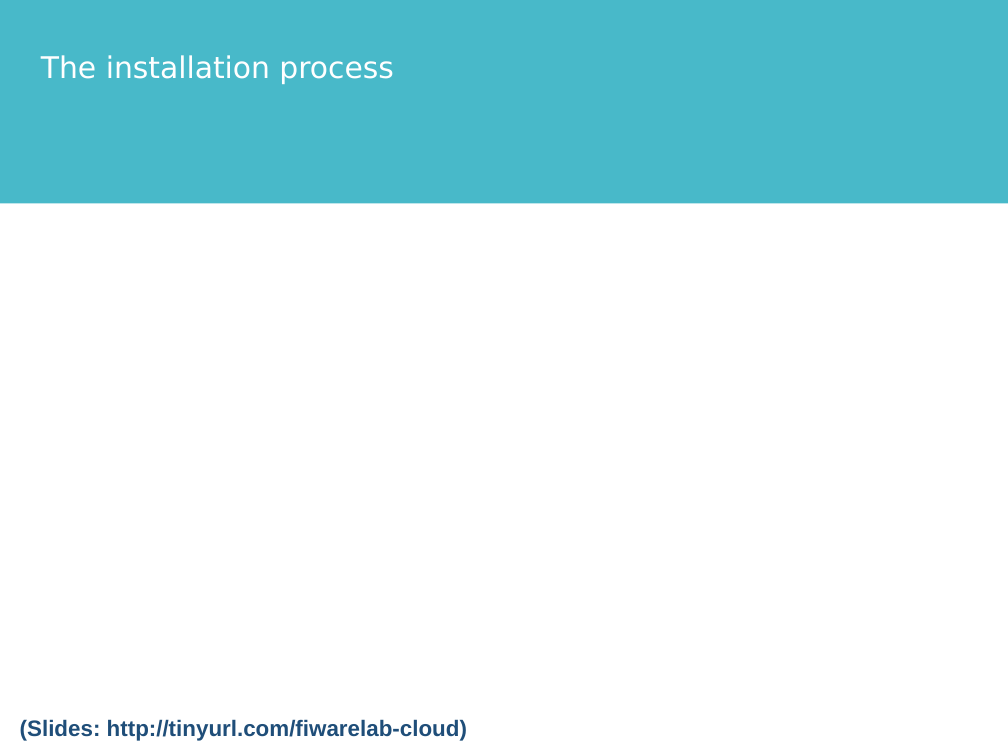
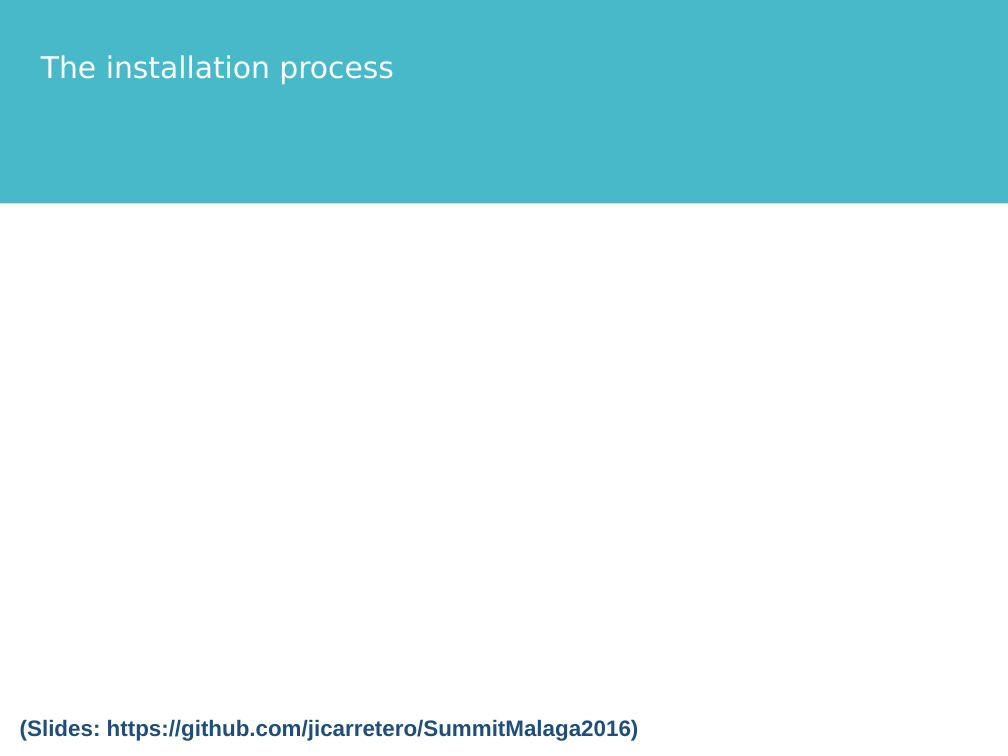
Before and after one commit to jicarretero/SummitMalaga2016, a slide deck: slide 8 of FiwareMalaga.odp. Drawn at 1008x756 pixels with LibreOffice and Linux fonts; fonts in the diff are those of the drawing; background and template pictures are left out. Boxes give left, top, right and bottom in pixels: in the first picture for what was removed or moved away, otherwise in the second. Text is boxed around its words. In the diff, an @@ line names an element or a change of style, - is before the commit and + after.

```diff
--- a/FiwareMalaga.odp
+++ b/FiwareMalaga.odp
@@ text at box(20, 719, 639, 741): text changed @@
-(Slides: http://tinyurl.com/fiwarelab-cloud)
+(Slides: https://github.com/jicarretero/SummitMalaga2016)
```
Also in this commit, not shown: 3 other slides changed, 2 slides added, 2 slides removed.
